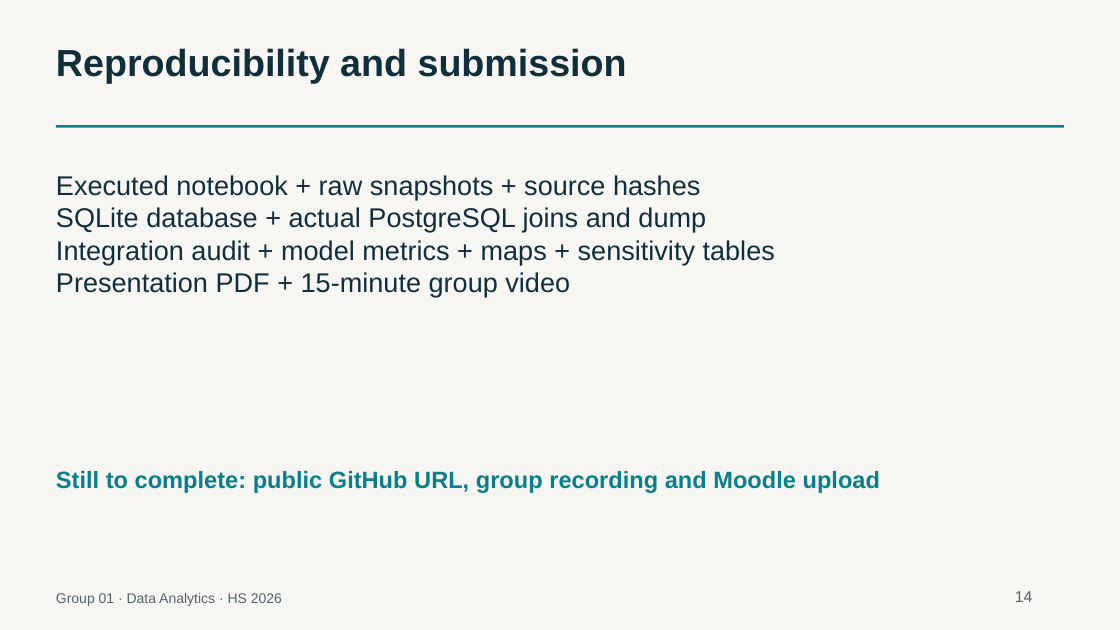
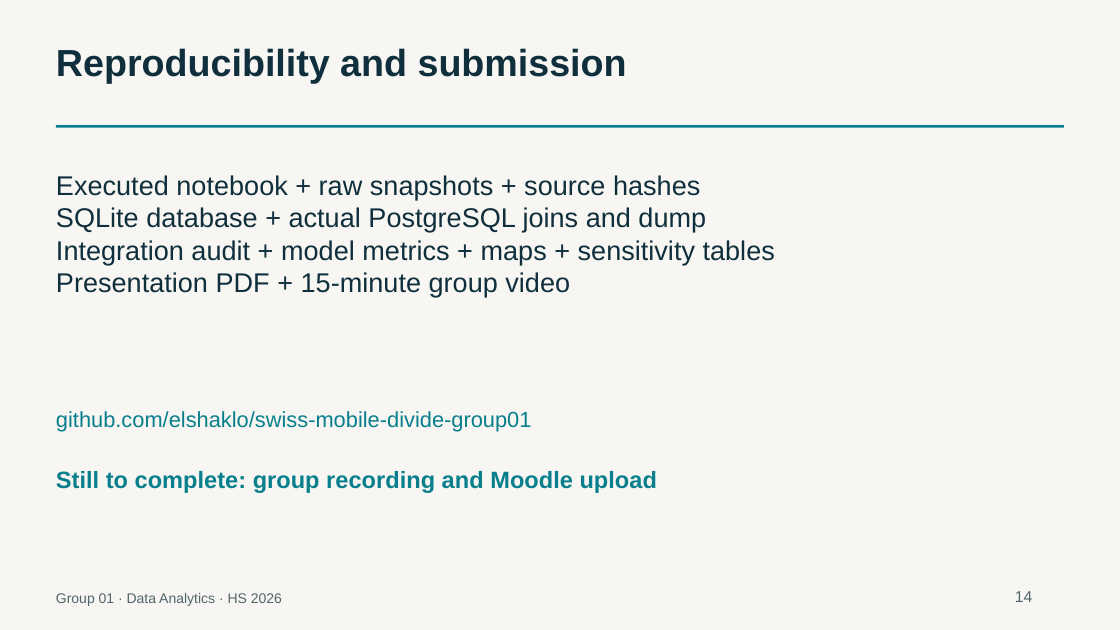
Before and after one commit to elshaklo/swiss-mobile-divide-group01, a slide deck: slide 14 of presentation_group_01.pptx. Drawn at 1120x630 pixels with LibreOffice and Linux fonts; fonts in the diff are those of the drawing. Boxes give left, top, right and bottom in pixels: in the first picture for what was removed or moved away, otherwise in the second. Text is boxed around its words. In the diff, an @@ line names an element or a change of style, - is before the commit and + after.

Commit message:
Link verified public repository in presentation and handover

```diff
--- a/presentation_group_01.pptx
+++ b/presentation_group_01.pptx
@@ text added at [56,411,532,432], 18.8 pt, text #087F8C @@
+github.com/elshaklo/swiss-mobile-divide-group01
@@ text at [56,471,657,493]: text changed @@
-Still to complete: public GitHub URL, group recording and Moodle upload
+Still to complete: group recording and Moodle upload
```
Also in this commit, not shown: 1 other slide changed, 8 other files.
